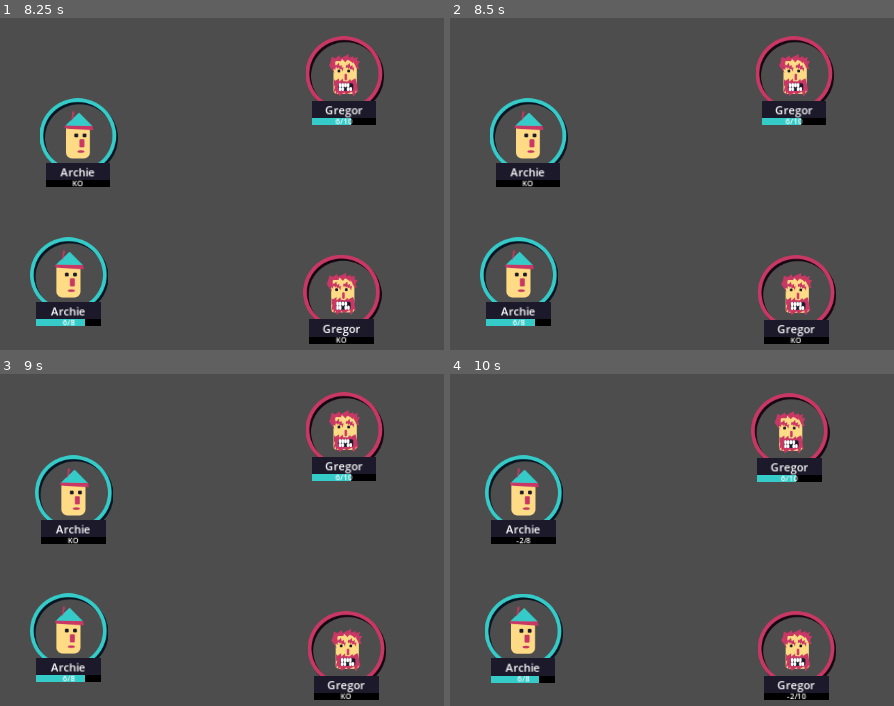
Above: before the commit, frames 1-4 (two rows, left to right).
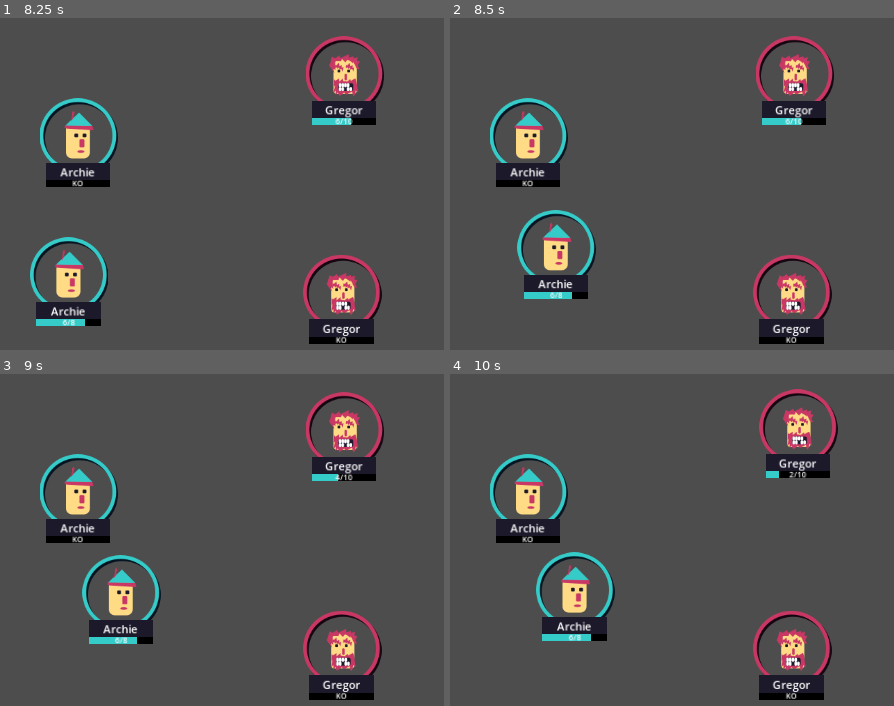
Above: after the commit, the same moments.

Repository: mathew-tran/mercmanager
Game: Godot game, scene res://Scenes/Main.tscn
The game is run twice, just before and just after one commit, with the same random seed, the same clock (stepped at 60 frames per second) and the same inputs.
Inputs:
- Up to frame 1 (8.25 s): tap Enter at 0.5, 2.75, 5 s; tap Space at 1.25, 3.5, 5.75 s
- Up to frame 2 (8.5 s): no input
- Up to frame 3 (9 s): no input
- Up to frame 4 (10 s): no input

Frame 1 is identical in both runs. In frame 2, 6.4% of the frame differs, in the area x 6-87%, y 57-99%; in frame 3, 8.8%; in frame 4, 12%, in the area x 7-88%, y 4-99%.

Commit message:
characters will only attack alive units

Diff:
--- a/Scripts/Autoload/Helper.gd
+++ b/Scripts/Autoload/Helper.gd
@@ -1,5 +1,20 @@
 extends Node
 
+func GetPlayerTeamUnits():
+	var enemies = []
+	var units = get_tree().get_nodes_in_group("Unit")
+	for unit in units:
+		if unit.Team == Character.TEAM.PLAYER:
+			enemies.append(unit)
+	return enemies
+
+func GetOpponentTeamUnits():
+	var enemies = []
+	var units = get_tree().get_nodes_in_group("Unit")
+	for unit in units:
+		if unit.Team == Character.TEAM.ENEMY:
+			enemies.append(unit)
+	return enemies
 
 func GetEnemyUnits(charRef : Character):
 	var enemies = []
@@ -17,15 +32,20 @@
 			enemies.append(unit)
 	return enemies
 
-func GetClosestEnemy(charRef: Character) -> Character:
+func GetClosestEnemy(charRef: Character, bIsAlive = true) -> Character:
 	var enemyUnits = GetEnemyUnits(charRef)
 	if len(enemyUnits) == 0:
 		return null
-	var closestEnemy = enemyUnits[0]
+	var closestEnemy = null
+	for enemy in enemyUnits:
+		if enemy.GetHealthComponent().IsAlive() == bIsAlive:
+			closestEnemy = enemy
+			break
 	var closestDistance = charRef.global_position.distance_to(closestEnemy.global_position)
 	for enemy in enemyUnits:
-		var distance = enemy.global_position.distance_to(charRef.global_position)
-		if distance < closestDistance:
-			closestDistance = distance
-			closestEnemy = enemy
+		if enemy.GetHealthComponent().IsAlive() == bIsAlive:
+			var distance = enemy.global_position.distance_to(charRef.global_position)
+			if distance < closestDistance:
+				closestDistance = distance
+				closestEnemy = enemy
 	return closestEnemy
--- a/Scripts/Game/BattleSystem.gd
+++ b/Scripts/Game/BattleSystem.gd
@@ -4,7 +4,8 @@
 
 enum GAME_STATE {
 	PLAYING,
-	OVER
+	PLAYER_WIN,
+	PLAYER_LOSE
 }
 
 var CurrentState = GAME_STATE.PLAYING
@@ -16,7 +17,43 @@
 	var index = 0
 	while CurrentState == GAME_STATE.PLAYING:
 		await Characters.get_child(index).RunInput()
+
+
+		if IsPlayerDead():
+			CurrentState = GAME_STATE.PLAYER_LOSE
+			break
+
+		if IsEnemyDead():
+			CurrentState = GAME_STATE.PLAYER_WIN
+			break
+
 		index += 1
 		if index >= len(Characters.get_children()):
-			index = 0
+				index = 0
+
+		while IsUnitAlive(index) == false:
+			index += 1
+			if index >= len(Characters.get_children()):
+				index = 0
+
+
+
 		await get_tree().create_timer(.5).timeout
+
+
+func IsUnitAlive(index):
+	return Characters.get_child(index).GetHealthComponent().IsAlive()
+
+func IsPlayerDead():
+	var units = Helper.GetPlayerTeamUnits()
+	for unit in units:
+		if unit.GetHealthComponent().IsAlive():
+			return false
+	return true
+
+func IsEnemyDead():
+	var units = Helper.GetOpponentTeamUnits()
+	for unit in units:
+		if unit.GetHealthComponent().IsAlive():
+			return false
+	return true
--- a/Scripts/Game/HPComponent.gd
+++ b/Scripts/Game/HPComponent.gd
@@ -13,7 +13,7 @@
 	Update.emit()
 
 func GetHealthString():
-	if Health == 0:
+	if Health <= 0:
 		return "KO"
 	return str(Health) + "/" + str(MaxHealth)
 
@@ -23,3 +23,6 @@
 func TakeDamage(amount):
 	Health -= amount
 	Update.emit()
+
+func IsAlive():
+	return Health > 0
